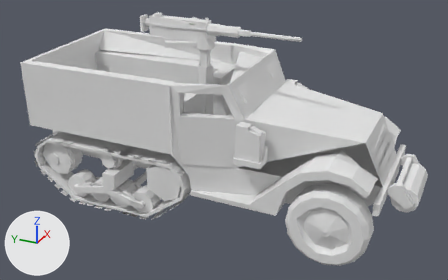
Two versions of the glTF model web/public/pezzi/golan73_israeli_mech_0.glb, one commit apart.
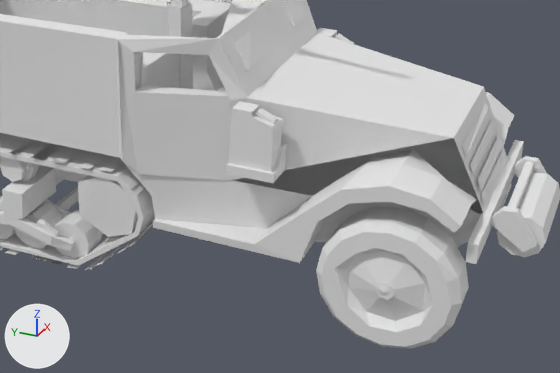
There are two pictures of each version: one whole from a 50 mm lens placed at (-1.233, -0.479, 0.69), pointed at (-0.068, 0.045, 0.108), one close up on the part from 23% to 95% of the width and 22% to 100% of the height. The lights are fixed; the arrows at lower left show +X, +Y and +Z. The first two pictures are the older version. Vertices at exactly the same position are counted once.

Names of what the first close-up shows: 'golan73_israeli_mech.glb'.
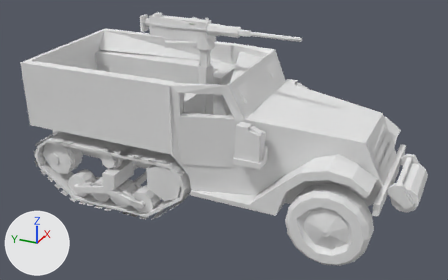
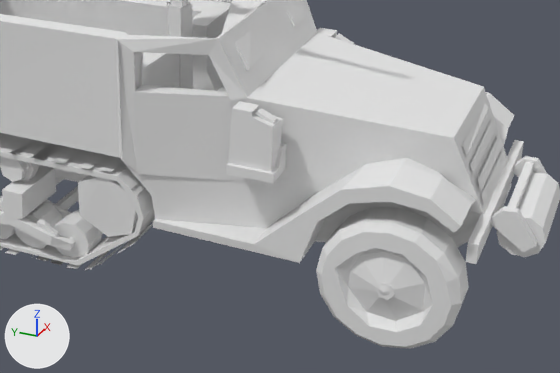
Boxes (x1, y1, x2, y2) around the edits, measured in the close-ups (560 x 373 px):
part 1 of me_golan73_israeli_mech_glb, added
    after: (32, 138, 484, 266)

Edits to the bpy script that builds the scene:
```text
Change me_golan73_israeli_mech_glb:
    used by ob_golan73_israeli_mech_glb; location = (0.0, 0.0, 0.0)
    remove me_golan73_israeli_mech_glb.from_pydata(...)  # 1860 vertices, 3199 faces; spans x -0.299..0.299, y -0.4..0.4, z 0.0..0.407
    add me_golan73_israeli_mech_glb.from_pydata(...)  # 1870 vertices, 3238 faces; spans x -0.299..0.299, y -0.4..0.4, z 0.0..0.407
    me_golan73_israeli_mech_glb part 1
    8 vertices are added at x -0.273..-0.005, y -0.254..0.266, z 0.003..0.203
    32 new faces join them
    other edits to the shape of me_golan73_israeli_mech_glb do not show in these pictures
```
